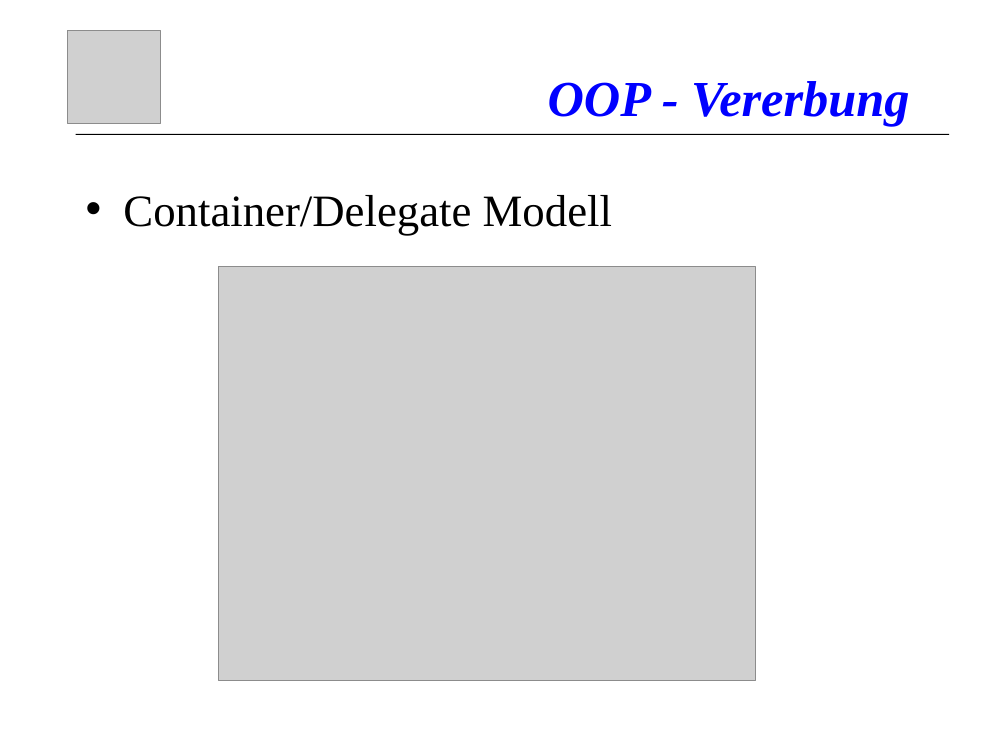
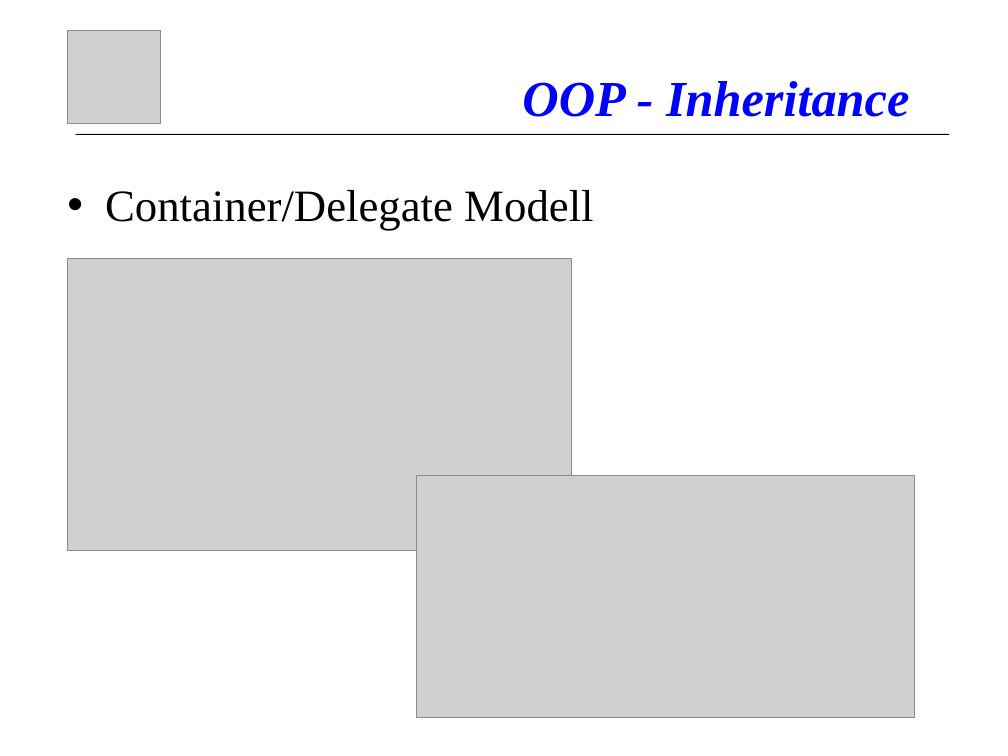
Before and after one commit to atillakati/fit_omicron_atilla, a slide deck: slide 43 of doc/C#_Kurs_en.ppt (slide 48 before the commit). Drawn at 1008x756 pixels with LibreOffice and Linux fonts; fonts in the diff are those of the drawing; grey boxes stand for pictures. Boxes give left, top, right and bottom in pixels: in the first picture for what was removed or moved away, otherwise in the second. Text is boxed around its words. In the diff, an @@ line names an element or a change of style, - is before the commit and + after.

```diff
--- a/doc/C#_Kurs_en.ppt
+++ b/doc/C#_Kurs_en.ppt
@@ title at bbox=[522, 81, 909, 117]: text changed @@
-OOP - Vererbung
+OOP - Inheritance
@@ text "Container/Delegate Modell": place and size @@
-text "Container/Delegate Modell" at bbox=[123, 195, 612, 235]
+text "Container/Delegate Modell" at bbox=[105, 190, 593, 231]
@@ picture: place and size @@
-picture at bbox=[219, 267, 756, 680]
+picture at bbox=[68, 259, 572, 550]
@@ picture added at bbox=[416, 476, 914, 719] @@
```
Also in this commit, not shown: 1 other slide changed, 1 slide added, 11 slides removed, 3 other files.
